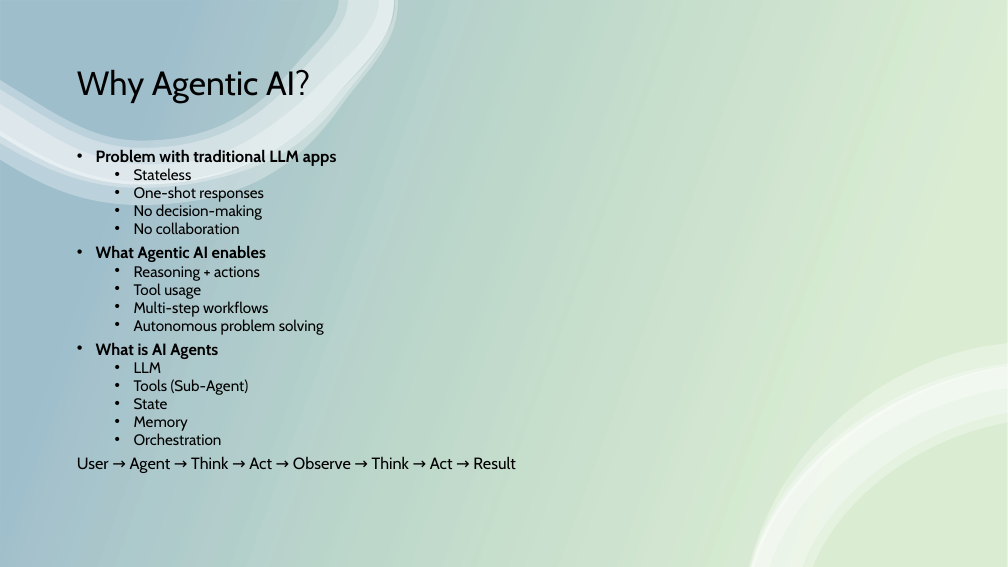
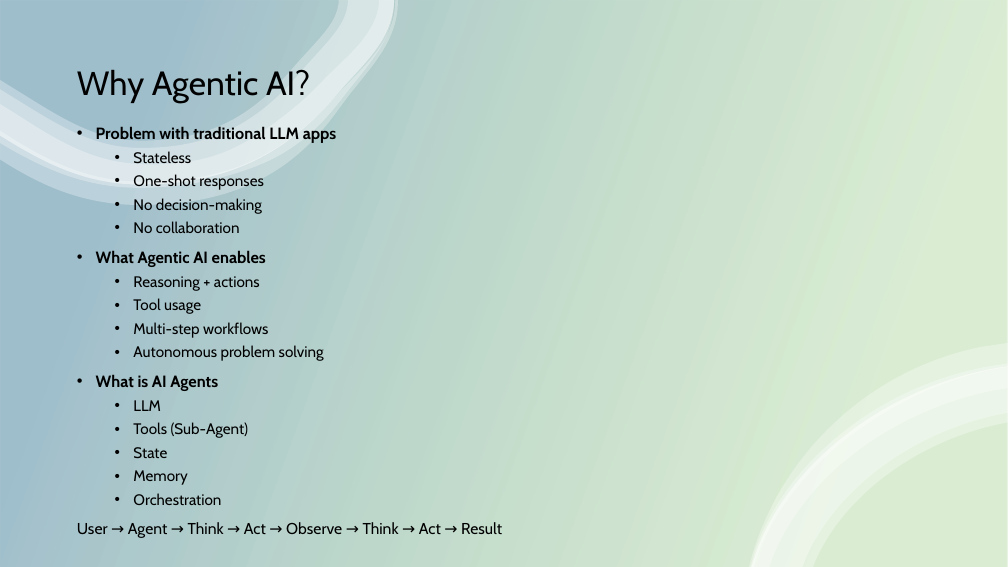
Before and after one commit to aklankdiwakar/BootcampLangGraph, a slide deck: slide 2 of PresentationBootCamp.pptx. Drawn at 1008x567 pixels with LibreOffice and Linux fonts; fonts in the diff are those of the drawing. Boxes give left, top, right and bottom in pixels: in the first picture for what was removed or moved away, otherwise in the second. Text is boxed around its words. In the diff, an @@ line names an element or a change of style, - is before the commit and + after.

```diff
--- a/PresentationBootCamp.pptx
+++ b/PresentationBootCamp.pptx
@@ text "Problem with traditional LLM apps": place and size @@
-text "Problem with traditional LLM apps" at [77, 149, 515, 473]
+text "Problem with traditional LLM apps" at [77, 126, 502, 538]
@@ text "Problem with traditional LLM apps" at [77, 126, 502, 538]: size 15.5 to 15 pt in "User → Agent → Think → Act ..."; line spacing 0.7 to 1 @@
```
Also in this commit, not shown: 5 other slides changed, 4 slides added.
